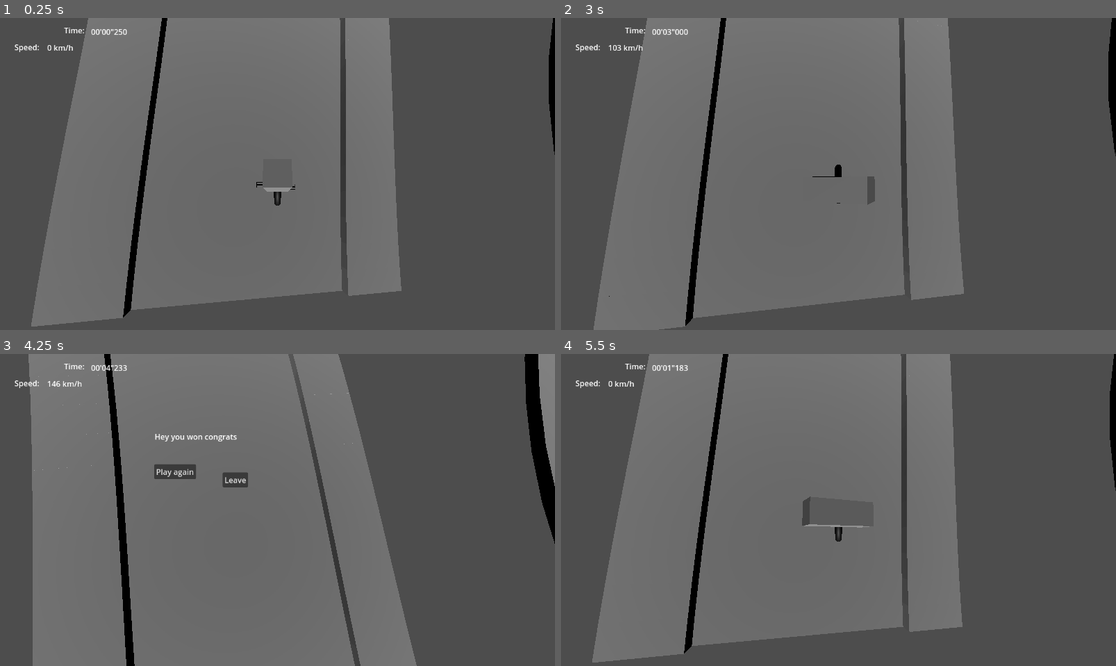
Above: before the commit, frames 1-4 (two rows, left to right).
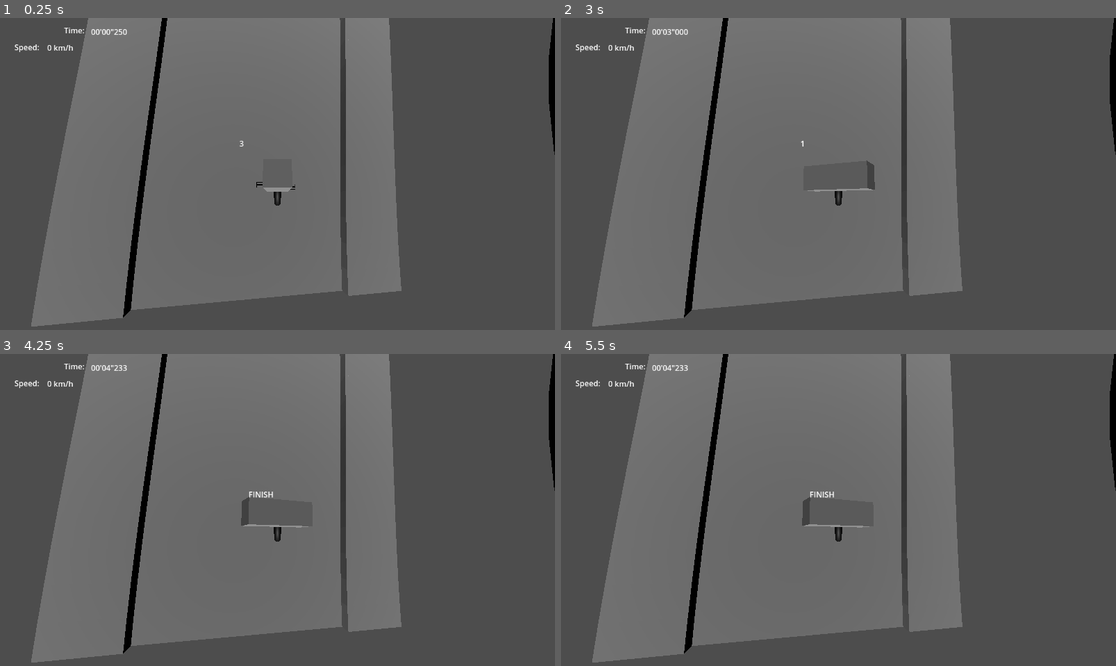
Above: after the commit, the same moments.

Repository: maxrchung/ride_in_the_rain
Game: Godot game, scene res://maps/test_map.tscn
Same seed, same stepped clock (60 frames per second), same inputs: the game is played once before the commit and once after it. This scene is started directly instead of the project's main scene. The engine's default icon, where the game draws it, is replaced by a stand-in: a white triangle on a blue panel in a dark square.
Inputs (mouse positions are in pixels of both pictures, inside the frame that each line leads up to):
- Up to frame 1 (0.25 s): no input
- Up to frame 2 (3 s): tap Enter at 0.5 s; move the mouse to (960, 158) at 0.52 s; hold Right (kb_right) 0.53-1.28 s; tap Space (crash) at 0.6, 1.25, 1.35, 2.1, 2.85 s; move the mouse to (727, 189) at 1.27 s; hold Left (kb_left) 1.28-2.03 s; move the mouse to (894, 105) at 2.02 s; hold Right (kb_right) 2.03-2.78 s; move the mouse to (810, 236) at 2.77 s; hold Up (kb_up) from 2.78 s (still down)
- Up to frame 3 (4.25 s): move the mouse to (444, 556) at 3.52 s; release Up (kb_up) at 3.53 s; hold Left (kb_left) from 3.53 s (still down); tap Space (crash) at 3.6 s; tap F1 (test_f1) at 4.15 s
- Up to frame 4 (5.5 s): release Left (kb_left) at 4.25 s; click (738, 472) at 4.25 s, where only the run before the commit has a clickable "Play again"; tap Enter at 5 s; move the mouse to (672, 463) at 5.02 s; hold Left (kb_left) from 5.03 s (still down); tap Space (crash) at 5.1 s

The runs differ from the first frame. In frame 1, less than 0.1% of the frame differs, in the area x 43-44%, y 39-42%; in frame 2, 2.7%; in frame 3, 20%, in the area x 5-100%, y 0-100%; in frame 4, less than 0.1%.

Commit message:
321 start and finish timers

Diff:
--- a/maps/test_map.gd
+++ b/maps/test_map.gd
@@ -10,6 +10,13 @@
 
 # Called every frame. 'delta' is the elapsed time since the previous frame.
 func _process(delta):
+	if $StartTimer.time_left > 0:
+		var seconds = int($StartTimer.time_left)
+		if seconds == 0:
+			$Hud/StartLabel.text = "START"
+		else:
+			$Hud/StartLabel.text = str(seconds)
+
 	if multiplayer.is_server():
 		sync_start_time.rpc(start_time)
 
@@ -21,7 +28,7 @@
 	elif multiplayer.is_server() and Input.is_action_pressed("test_f2"):
 		lose_game.rpc(Time.get_unix_time_from_system())
 
-	if $WinUi.is_visible() or $LoseUi.is_visible():
+	if end_time > start_time:
 		$Hud/TimeText.text = format_time(end_time - start_time)
 	else:
 		$Hud/TimeText.text = format_time(Time.get_unix_time_from_system() - start_time)
@@ -46,12 +53,12 @@
 
 @rpc("call_local")
 func win_game(time):
+	$FinishTimer.start(3.999)
+	$Hud/FinishLabel.show()
 	end_time = time
-	$WinUi.show()
 	if multiplayer.is_server():
 		$EndArea/EndCollision.set_deferred("disabled", true)
 		$WinUi/PlayAgainButton.show()
-
 
 @rpc("call_local")
 func lose_game(time):
@@ -63,6 +70,8 @@
 
 @rpc("call_local")
 func restart_game(time):
+	$StartTimer.start(3.999)
+	$Hud/StartLabel.show()
 	start_time = time
 	$WinUi.hide()
 	$LoseUi.hide()
@@ -80,3 +89,10 @@
 func _on_leave_button_pressed():
 	multiplayer.multiplayer_peer = null
 	get_tree().change_scene_to_file("start.tscn")
+
+func _on_start_timer_timeout():
+	$Hud/StartLabel.hide()
+
+func _on_finish_timer_timeout():
+	$Hud/FinishLabel.hide()
+	$WinUi.show()
--- a/maps/test_map.tscn
+++ b/maps/test_map.tscn
@@ -117,8 +117,34 @@
 offset_bottom = 40.0
 text = "0"
 
+[node name="StartLabel" type="Label" parent="Hud"]
+visible = false
+offset_left = 497.0
+offset_top = 249.0
+offset_right = 537.0
+offset_bottom = 272.0
+text = "3"
+
+[node name="FinishLabel" type="Label" parent="Hud"]
+visible = false
+offset_left = 516.0
+offset_top = 280.0
+offset_right = 568.0
+offset_bottom = 303.0
+text = "FINISH"
+
+[node name="StartTimer" type="Timer" parent="."]
+wait_time = 3.999
+one_shot = true
+
+[node name="FinishTimer" type="Timer" parent="."]
+wait_time = 3.999
+one_shot = true
+
 [connection signal="pressed" from="WinUi/PlayAgainButton" to="." method="_on_play_again_button_pressed"]
 [connection signal="pressed" from="WinUi/LeaveButton" to="." method="_on_leave_button_pressed"]
 [connection signal="pressed" from="LoseUi/TryAgainButton" to="." method="_on_try_again_button_pressed"]
 [connection signal="pressed" from="LoseUi/LeaveButton" to="." method="_on_leave_button_pressed"]
 [connection signal="body_entered" from="EndArea" to="." method="_on_end_area_body_entered"]
+[connection signal="timeout" from="StartTimer" to="." method="_on_start_timer_timeout"]
+[connection signal="timeout" from="FinishTimer" to="." method="_on_finish_timer_timeout"]
--- a/scripts/bicycle.gd
+++ b/scripts/bicycle.gd
@@ -25,6 +25,11 @@
 
 	if GlobalCrap.players.size() != bikers.size():
 		resync_bikers.rpc()
+
+	if get_node("../StartTimer").time_left > 0:
+		# Tell others about new position so people but don't actually update it below
+		update_bicycle.rpc(position, rotation, current_velocity)
+		return
 
 	forward_vector = get_global_transform().basis.z
 	if Input.is_action_just_pressed("crash"):
Not shown: 1 places in gameobjects/biker.tscn that only renumber resources
Not shown: 1 places in maps/test_map.tscn that only renumber resources
